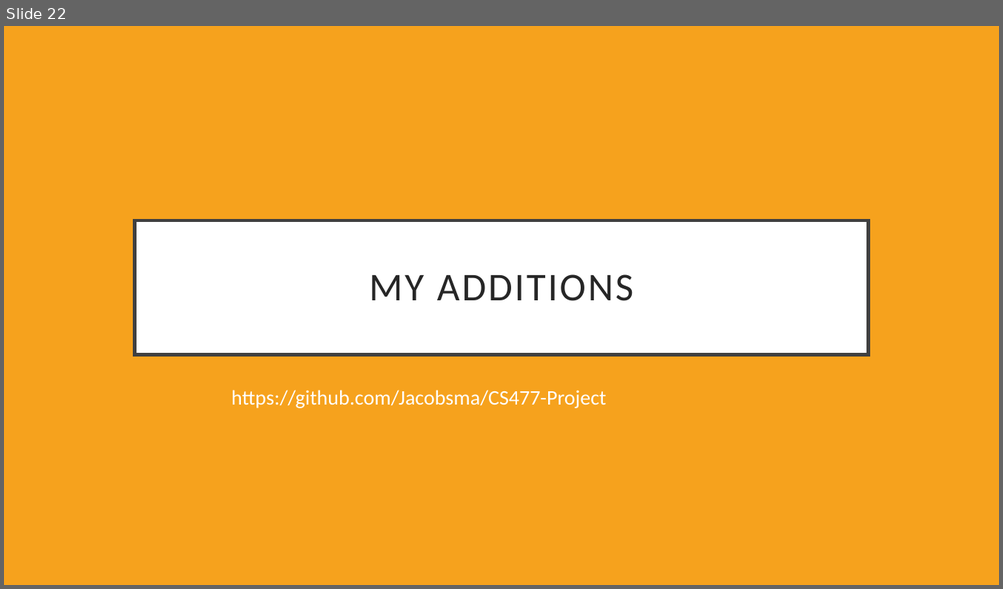
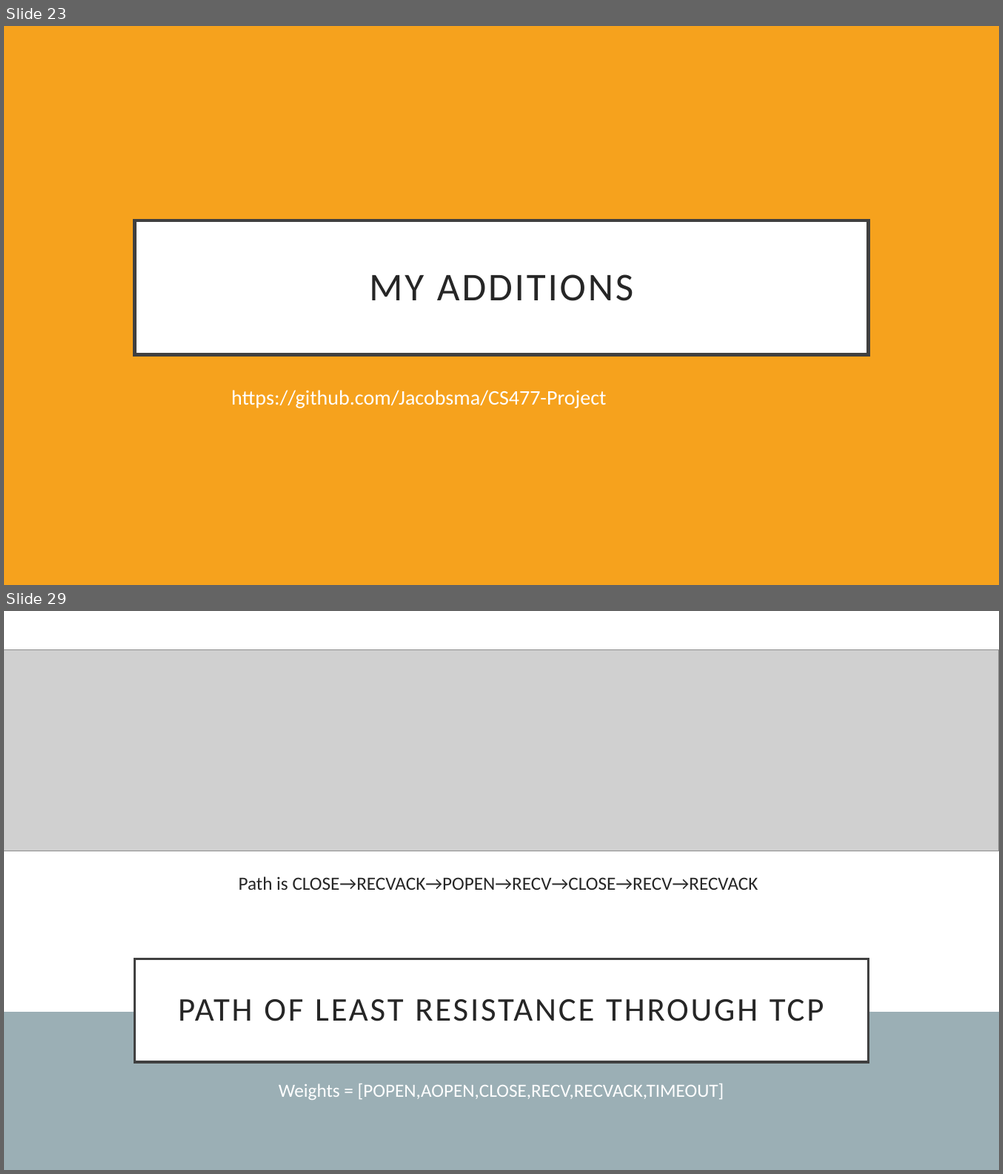
Before and after one commit to Jacobsma/CS477-Project, a slide deck: implementation.pptx. Shown one above the other, each under a label of ours: slide 22 before the commit, slides 23 and 29 after it; the slides between them are not shown. The pictures are 1003x589 and 1003x1174 pixels, drawn with LibreOffice and Linux fonts; fonts in the diff are those of the drawing; grey boxes stand for pictures. Boxes give left, top, right and bottom in pixels: in the first picture for what was removed or moved away, otherwise in the second. Text is boxed around its words. In the diff, an @@ line names an element or a change of style, - is before the commit and + after.

```diff
--- a/implementation.pptx
+++ b/implementation.pptx
@@ slide 29 added at <box>4,611,999,1170</box>, background #FFFFFF @@
@@ picture added at <box>4,649,999,851</box> @@
@@ text added at <box>239,877,758,890</box>, 18 pt, text #262626 @@
+Path is CLOSE→RECVACK→POPEN→RECV→CLOSE→RECV→RECVACK
@@ title added at <box>134,960,868,1062</box>, fill #FFFFFF, outline #404040 2.5 pt, 32 pt, text #262626 @@
+PATH OF LEAST RESISTANCE THROUGH TCP
@@ rectangle added at <box>4,1012,999,1170</box>, fill #9BAFB5 @@
@@ text added at <box>279,1084,724,1100</box>, 18 pt, text #FFFFFF @@
+Weights = [POPEN,AOPEN,CLOSE,RECV,RECVACK,TIMEOUT]
@@ what was slide 22 is now slide 23 @@
```
Also in this commit, not shown: 1 slide changed, 5 other slides added, 5 other files.
